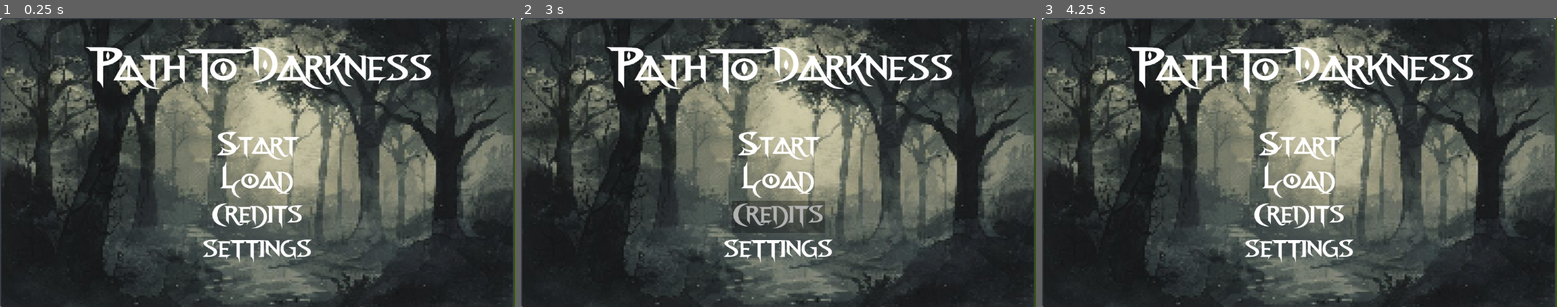
Above: before the commit, frames 1-3 (left to right).
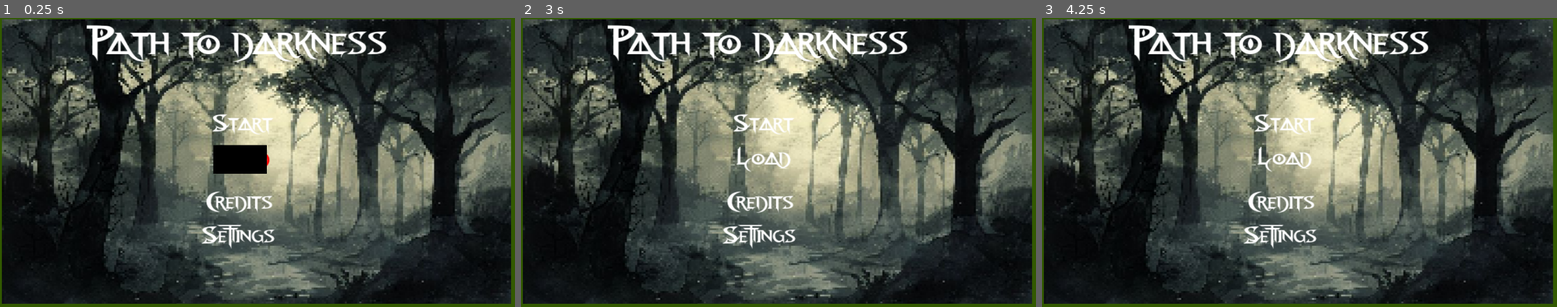
Above: after the commit, the same moments.

Repository: conner12345678/point-and-click-game
Game: Godot game, scene res://menu.tscn
The game is run twice, just before and just after one commit, with the same random seed, the same clock (stepped at 60 frames per second) and the same inputs. The project has no main scene, so this scene is started directly.
Inputs (mouse positions are in pixels of both pictures, inside the frame that each line leads up to):
- Up to frame 1 (0.25 s): no input
- Up to frame 2 (3 s): tap Enter at 0.5, 2 s; move the mouse to (891, 148) at 0.52 s; click (891, 148) at 0.6 s; tap Space at 1.25, 2.75 s; move the mouse to (675, 176) at 1.27 s; click (675, 176) at 1.35 s; move the mouse to (830, 98) at 2.02 s; click (830, 98) at 2.1 s; move the mouse to (752, 220) at 2.77 s; click (752, 220) at 2.85 s
- Up to frame 3 (4.25 s): tap Enter at 3.5 s; move the mouse to (1454, 205) at 3.52 s; click (1454, 205) at 3.6 s

The runs differ from the first frame. In frame 1, 28% of the frame differs, in the area x 0-100%, y 0-100%; in frame 2, 28%; in frame 3, 28%.

Commit message:
revamp menu

Diff:
--- a/menu.gd
+++ b/menu.gd
@@ -10,20 +10,24 @@
 func _process(delta):
 	if !handle_click($"StartButton"):
 		$StartButton.modulate.a = 0
+		$TitleScreen/Start.text = "[color=white]Start[/color]"
 	elif handle_click($"StartButton"):
-		$StartButton.modulate.a = 0.3
+		$TitleScreen/Start.text = "[color=red]Start[/color]"
 	if !handle_click($"LoadButton"):
 		$LoadButton.modulate.a = 0
+		$TitleScreen/Load.text = "[color=white]Load[/color]"
 	elif handle_click($"LoadButton"):
-		$LoadButton.modulate.a = 0.3
+		$TitleScreen/Load.text = "[color=red]Load[/color]"
 	if !handle_click($"CredditsButton"):
 		$CredditsButton.modulate.a = 0
+		$TitleScreen/Credits.text = "[color=white]Credits[/color]"
 	elif handle_click($"CredditsButton"):
-		$CredditsButton.modulate.a = 0.3
+		$TitleScreen/Credits.text = "[color=red]Credits[/color]"
 	if !handle_click($"SettingsButton"):
 		$SettingsButton.modulate.a = 0
+		$TitleScreen/Settings.text = "[color=white]Settings[/color]"
 	elif handle_click($"SettingsButton"):
-		$SettingsButton.modulate.a = 0.3
+		$TitleScreen/Settings.text = "[color=red]Settings[/color]"
 	if Input.is_action_just_pressed("select"):
 		if handle_click($"StartButton"):
 			get_tree().change_scene_to_file("res://office.tscn")
--- a/menu.tscn
+++ b/menu.tscn
@@ -1,11 +1,14 @@
-[gd_scene load_steps=4 format=3 uid="uid://dwaqylem3cu1f"]
+[gd_scene load_steps=6 format=3 uid="uid://dwaqylem3cu1f"]
 
 [ext_resource type="Texture2D" uid="uid://c62efwo1c7eya" path="res://images/Menu.png" id="1_rpgik"]
 [ext_resource type="Script" path="res://menu.gd" id="1_w2hp5"]
+[ext_resource type="Texture2D" path="res://images/titleScreen.png" id="3_7f2ya"]
+[ext_resource type="FontFile" uid="uid://b1nn4q0n77qfk" path="res://Bayonetta font con kerning.otf" id="4_mgc2y"]
 
 [sub_resource type="PlaceholderTexture2D" id="PlaceholderTexture2D_shlbr"]
 
 [node name="Menu" type="Node2D"]
+position = Vector2(-1870, -655)
 script = ExtResource("1_w2hp5")
 
 [node name="Menu-Image" type="Sprite2D" parent="."]
@@ -15,24 +18,82 @@
 
 [node name="StartButton" type="Sprite2D" parent="."]
 self_modulate = Color(0, 0, 0, 1)
-position = Vector2(580.125, 284.625)
-scale = Vector2(195.75, 72.75)
+top_level = true
+position = Vector2(539, 231.313)
+scale = Vector2(134, 61.3749)
 texture = SubResource("PlaceholderTexture2D_shlbr")
 
 [node name="LoadButton" type="Sprite2D" parent="."]
 self_modulate = Color(0, 0, 0, 1)
-position = Vector2(579, 366)
-scale = Vector2(195.75, 72.75)
+top_level = true
+position = Vector2(537, 317)
+scale = Vector2(120, 64)
 texture = SubResource("PlaceholderTexture2D_shlbr")
 
 [node name="CredditsButton" type="Sprite2D" parent="."]
 self_modulate = Color(0, 0, 0, 1)
-position = Vector2(576, 446)
-scale = Vector2(207.875, 71.375)
+top_level = true
+position = Vector2(537.5, 411.656)
+scale = Vector2(155, 60.6874)
 texture = SubResource("PlaceholderTexture2D_shlbr")
 
 [node name="SettingsButton" type="Sprite2D" parent="."]
 self_modulate = Color(0, 0, 0, 1)
-position = Vector2(578.031, 523.156)
-scale = Vector2(243.938, 67.6875)
+top_level = true
+position = Vector2(527, 489)
+scale = Vector2(180, 60)
 texture = SubResource("PlaceholderTexture2D_shlbr")
+
+[node name="TitleScreen" type="Sprite2D" parent="."]
+position = Vector2(2443.75, 977)
+scale = Vector2(1.54898, 1.30204)
+texture = ExtResource("3_7f2ya")
+
+[node name="Title" type="RichTextLabel" parent="TitleScreen"]
+offset_left = -244.516
+offset_top = -235.784
+offset_right = 223.484
+offset_bottom = -161.784
+theme_override_fonts/normal_font = ExtResource("4_mgc2y")
+theme_override_font_sizes/normal_font_size = 70
+text = "Path to darkness"
+
+[node name="Start" type="RichTextLabel" parent="TitleScreen"]
+offset_left = -64.3972
+offset_top = -84.4828
+offset_right = 40.6028
+offset_bottom = -39.4828
+theme_override_fonts/normal_font = ExtResource("4_mgc2y")
+theme_override_font_sizes/normal_font_size = 40
+bbcode_enabled = true
+text = "Start"
+
+[node name="Load" type="RichTextLabel" parent="TitleScreen"]
+offset_left = -58.587
+offset_top = -25.3448
+offset_right = 46.413
+offset_bottom = 19.6552
+theme_override_fonts/normal_font = ExtResource("4_mgc2y")
+theme_override_font_sizes/normal_font_size = 40
+bbcode_enabled = true
+text = "Load"
+
+[node name="Credits" type="RichTextLabel" parent="TitleScreen"]
+offset_left = -73.0
+offset_top = 51.0
+offset_right = 59.0
+offset_bottom = 93.0
+theme_override_fonts/normal_font = ExtResource("4_mgc2y")
+theme_override_font_sizes/normal_font_size = 40
+bbcode_enabled = true
+text = "Credits"
+
+[node name="Settings" type="RichTextLabel" parent="TitleScreen"]
+offset_left = -79.2457
+offset_top = 109.06
+offset_right = 52.7543
+offset_bottom = 151.06
+theme_override_fonts/normal_font = ExtResource("4_mgc2y")
+theme_override_font_sizes/normal_font_size = 40
+bbcode_enabled = true
+text = "Settings"
Not shown, added: Bayonetta font con kerning.otf.import
Not shown, added: images/titleScreen.png.import
